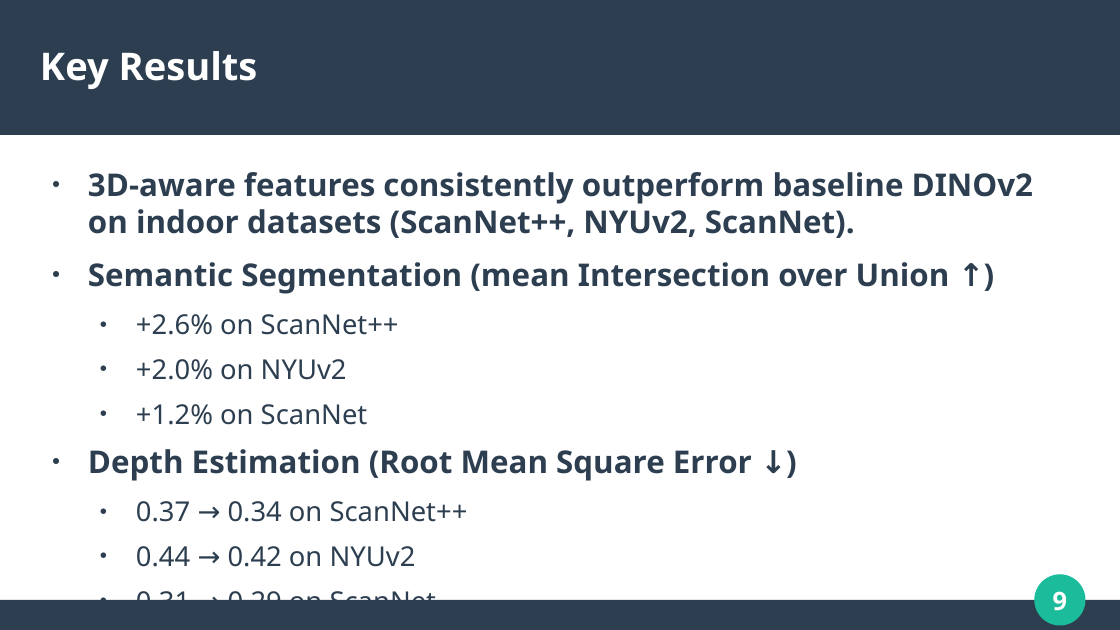
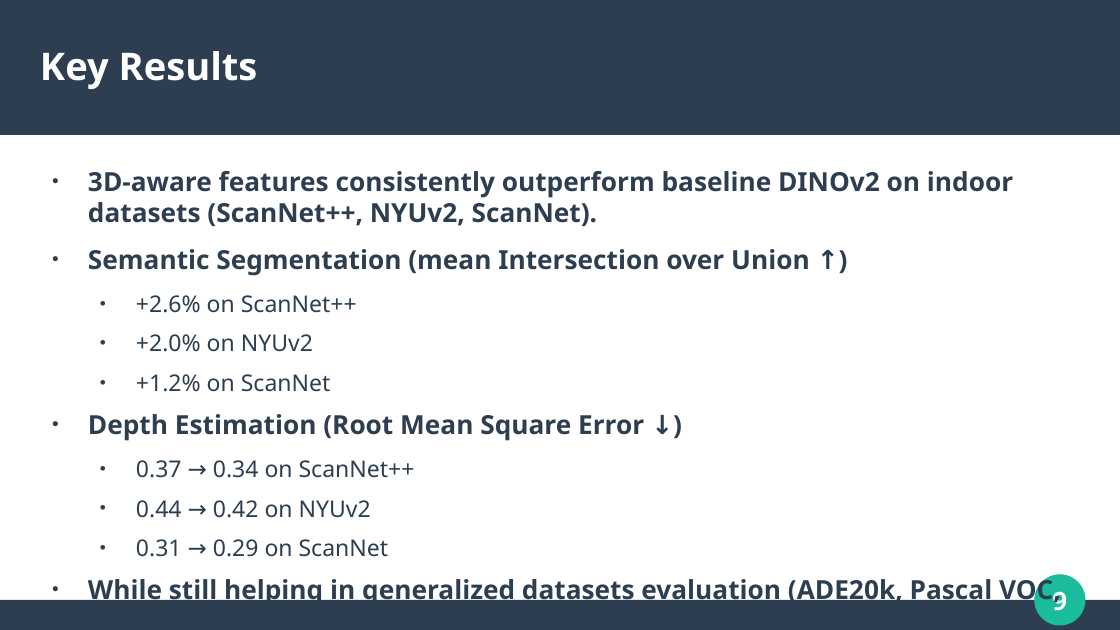
Before and after one commit to LuigiBrosNin/Luizo-s-notes, a slide deck: slide 9 of content/Master first year/Computer vision/cv_presentation.odp. Drawn at 1120x630 pixels with LibreOffice and Linux fonts; fonts in the diff are those of the drawing. Boxes give left, top, right and bottom in pixels: in the first picture for what was removed or moved away, otherwise in the second. Text is boxed around its words. In the diff, an @@ line names an element or a change of style, - is before the commit and + after.

```diff
--- a/content/Master first year/Computer vision/cv_presentation.odp
+++ b/content/Master first year/Computer vision/cv_presentation.odp
@@ text at [88, 171, 1013, 557]: size 22.2 to 18.6 pt in "3D-aware features consistently outperform baseline DINOv2 on ...", "Semantic Segmentation (mean Intersection over Union ↑)", "Depth Estimation (Root Mean Square Error ↓)"; size 19.4 to 16.3 pt in "+2.6% on ScanNet++", "+2.0% on NYUv2", "+1.2% on ScanNet", "0.37 → 0.34 on ScanNet++" and 2 more places @@
@@ text at [88, 574, 1061, 606]: paragraph added @@
+● While still helping in generalized datasets evaluation (ADE20k, Pascal VOC, KITTI)
```
Also in this commit, not shown: 3 slides added, 1 other file.
